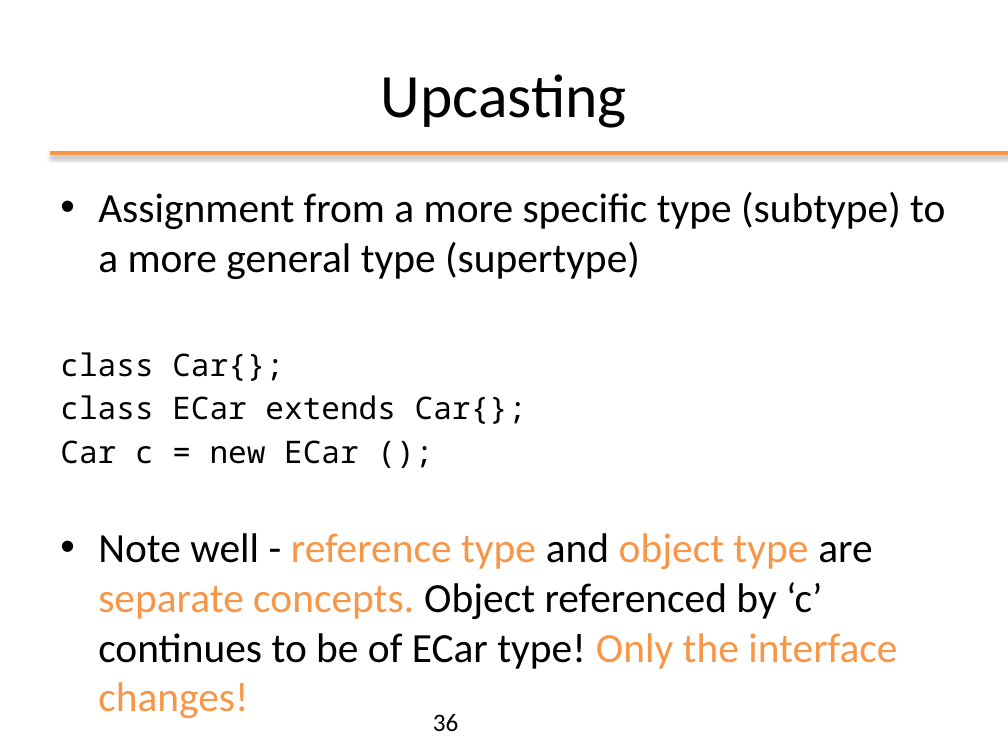
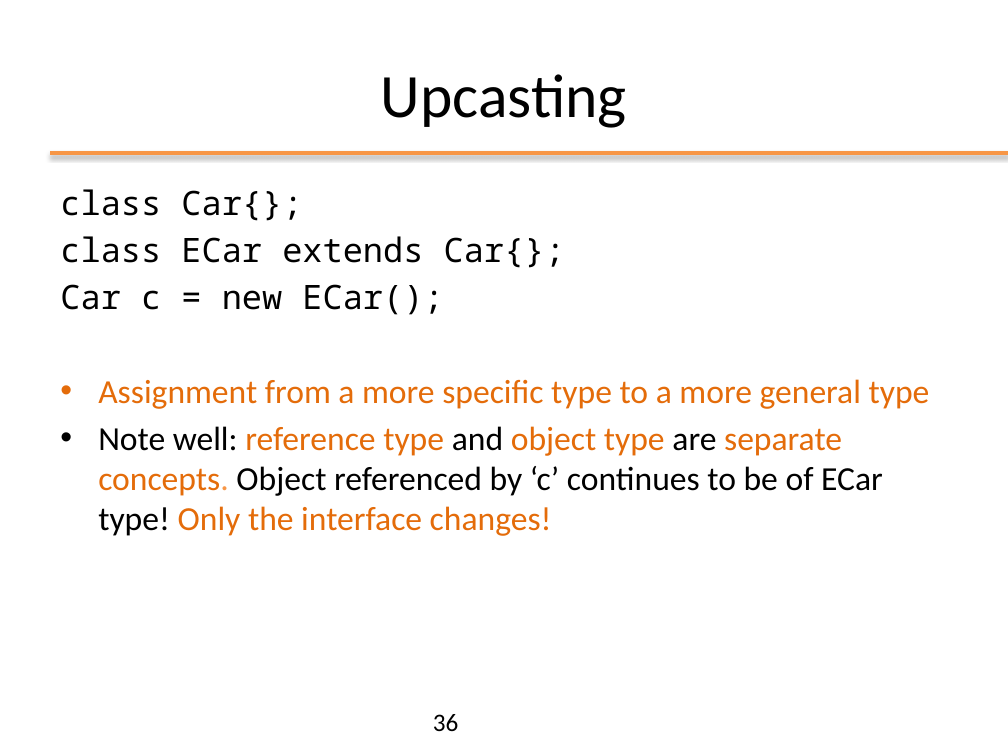
Before and after one commit to matt498/ooprogramming, a slide deck: slide 36 of slides/ppt/03_OOP_Inheritance.pptx. Drawn at 1008x756 pixels with LibreOffice and Linux fonts; fonts in the diff are those of the drawing; background and template pictures are left out. Boxes give left, top, right and bottom in pixels: in the first picture for what was removed or moved away, otherwise in the second. Text is boxed around its words. In the diff, an @@ line names an element or a change of style, - is before the commit and + after.

```diff
--- a/slides/ppt/03_OOP_Inheritance.pptx
+++ b/slides/ppt/03_OOP_Inheritance.pptx
@@ text at (60,189,565,268): size 22.2 to 24 pt in "class Car{};", "class ECar extends Car{};" @@
@@ text at (98,192,945,279): paragraph removed @@
-• Assignment from a more specific type (subtype) to a more general type (supertype)
@@ text at (60,284,930,536): text changed; size 29.6 to 24 pt; text colour #000000 to #E46C0A @@
-Car c = new ECar ();
-• Note well - reference type and object type are separate concepts. Object referenced by ‘c’ continues to be of ECar type! Only the interface changes!
+Car c = new ECar();
+• Assignment from a more specific type to a more general type
+• Note well: reference type and object type are separate concepts. Object referenced by ‘c’ continues to be of ECar type! Only the interface changes!
```
Also in this commit, not shown: 8 other slides changed, 2 slides added, 1 slide removed, 4 other files.
